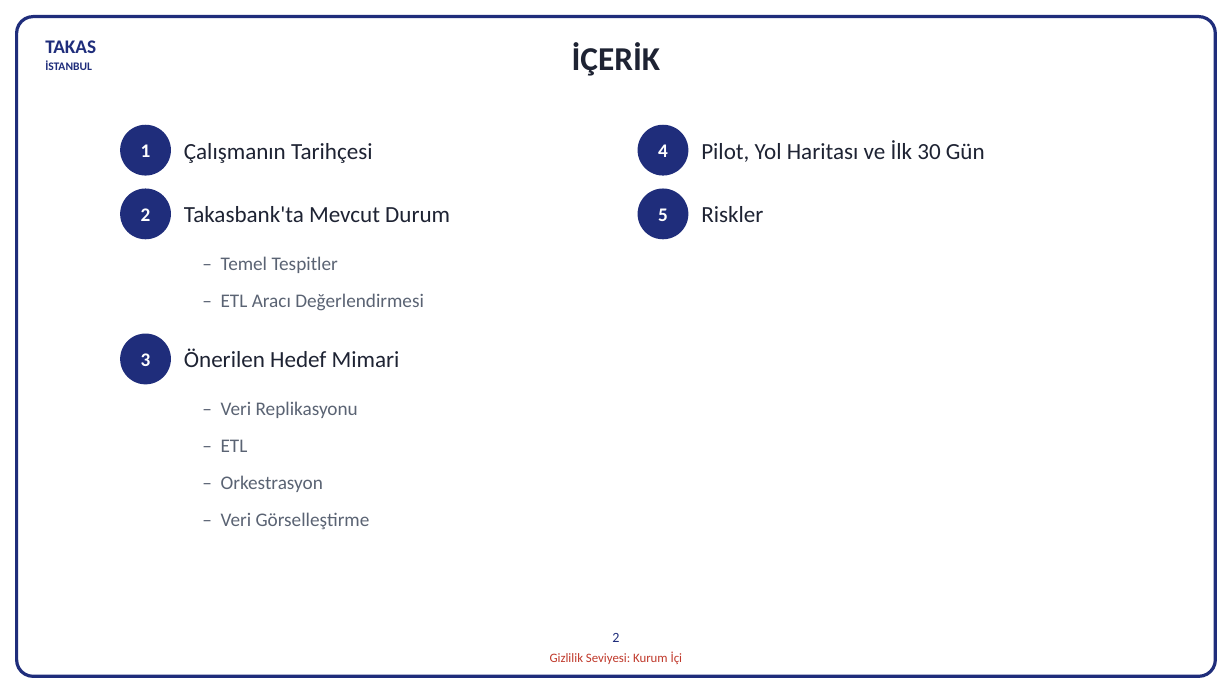
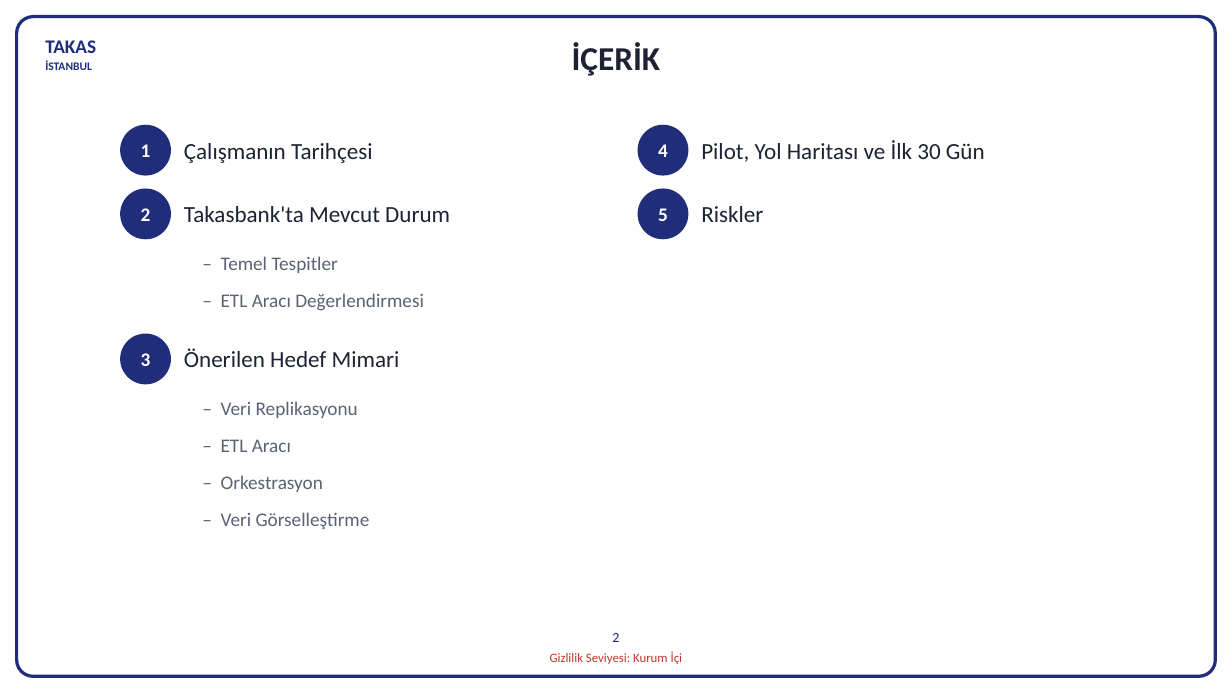
Before and after one commit to hanifidemirel0/Cursor-Projects, a slide deck: slide 2 of outputs/dwh-sunum-kasim-2026/5 - DWHSunum_Kasim2026.pptx. Drawn at 1232x693 pixels with LibreOffice and Linux fonts; fonts in the diff are those of the drawing. Boxes give left, top, right and bottom in pixels: in the first picture for what was removed or moved away, otherwise in the second. Text is boxed around its words. In the diff, an @@ line names an element or a change of style, - is before the commit and + after.

```diff
--- a/outputs/dwh-sunum-kasim-2026/5 - DWHSunum_Kasim2026.pptx
+++ b/outputs/dwh-sunum-kasim-2026/5 - DWHSunum_Kasim2026.pptx
@@ text at (x1=221, y1=439, x2=291, y2=452): text changed @@
-– ETL
+– ETL Aracı
```
Also in this commit, not shown: 3 other files.
